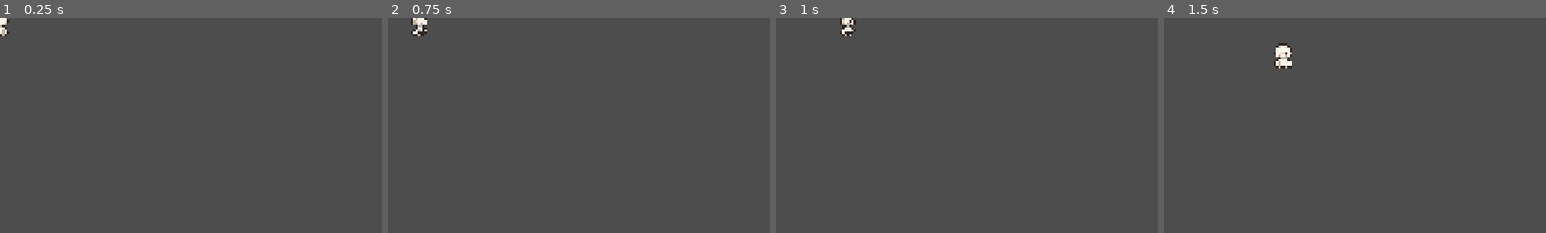
Above: before the commit, frames 1-4 (left to right).
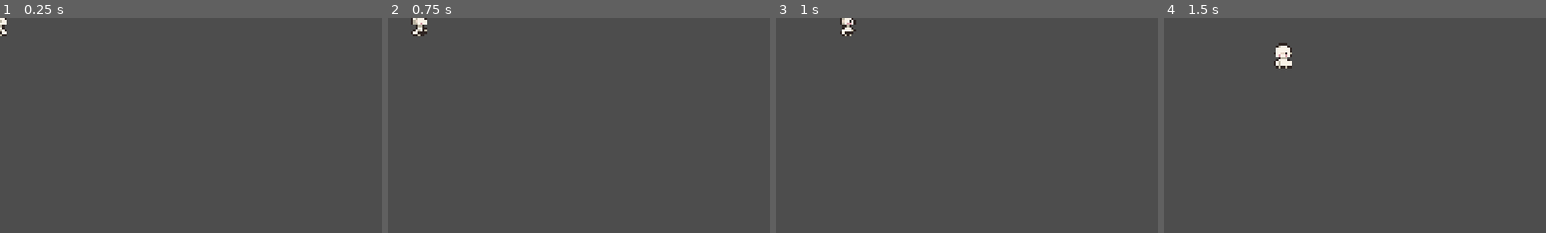
Above: after the commit, the same moments.

Repository: ayanrasulova/by-the-book
Game: Godot game, scene res://scenes/player.tscn
Two runs of this game, one before a commit and one after it. Both use one fixed random seed, a clock stepped at 60 frames per second and the inputs below. This scene is started directly instead of the project's main scene.
Inputs:
- Up to frame 1 (0.25 s): no input
- Up to frame 2 (0.75 s): tap Enter at 0.5 s; hold D (move_right) from 0.53 s (still down)
- Up to frame 3 (1 s): keep holding D (move_right)
- Up to frame 4 (1.5 s): release D (move_right) at 1.28 s; hold S (move_down) from 1.28 s (still down)
The pictures show only the part of the screen within x 0-50%, y 0-50%; the shares and areas given below are measured in that part.

The runs differ from the first frame. In frame 1, less than 0.1% of the frame differs, in the area x 0-3%, y 0-9%; in frame 2, nothing differs; in frame 3, nothing differs; in frame 4, nothing differs.

Commit message:
player move animations [done]

Diff:
--- a/scenes/player.tscn
+++ b/scenes/player.tscn
@@ -326,8 +326,8 @@
 [node name="AnimatedSprite2D" type="AnimatedSprite2D" parent="." unique_id=866879672]
 scale = Vector2(4, 4)
 sprite_frames = SubResource("SpriteFrames_nl2iu")
-animation = &"walk_backward"
-frame_progress = 0.60238236
+animation = &"walk_threeforthback"
+frame_progress = 0.154252
 
 [node name="CollisionShape2D" type="CollisionShape2D" parent="." unique_id=46140219]
 position = Vector2(0, 25)
--- a/scripts/player.gd
+++ b/scripts/player.gd
@@ -28,8 +28,14 @@
 
 func animation(delta):
 	if velocity.x !=0:
-		$AnimatedSprite2D.animation = "walk_side"
-		$AnimatedSprite2D.flip_h = velocity.x < 0
+		if velocity.y < 0:
+			$AnimatedSprite2D.animation = "walk_threeforthback"
+			$AnimatedSprite2D.flip_h = velocity.x < 0
+		elif velocity.y > 0:
+			$AnimatedSprite2D.animation = "walk_threeforth"
+		else:
+			$AnimatedSprite2D.animation = "walk_side"
+			$AnimatedSprite2D.flip_h = velocity.x < 0
 	elif velocity.y < 0:
 		$AnimatedSprite2D.animation = "walk_backward"
 	elif velocity.y > 0:
